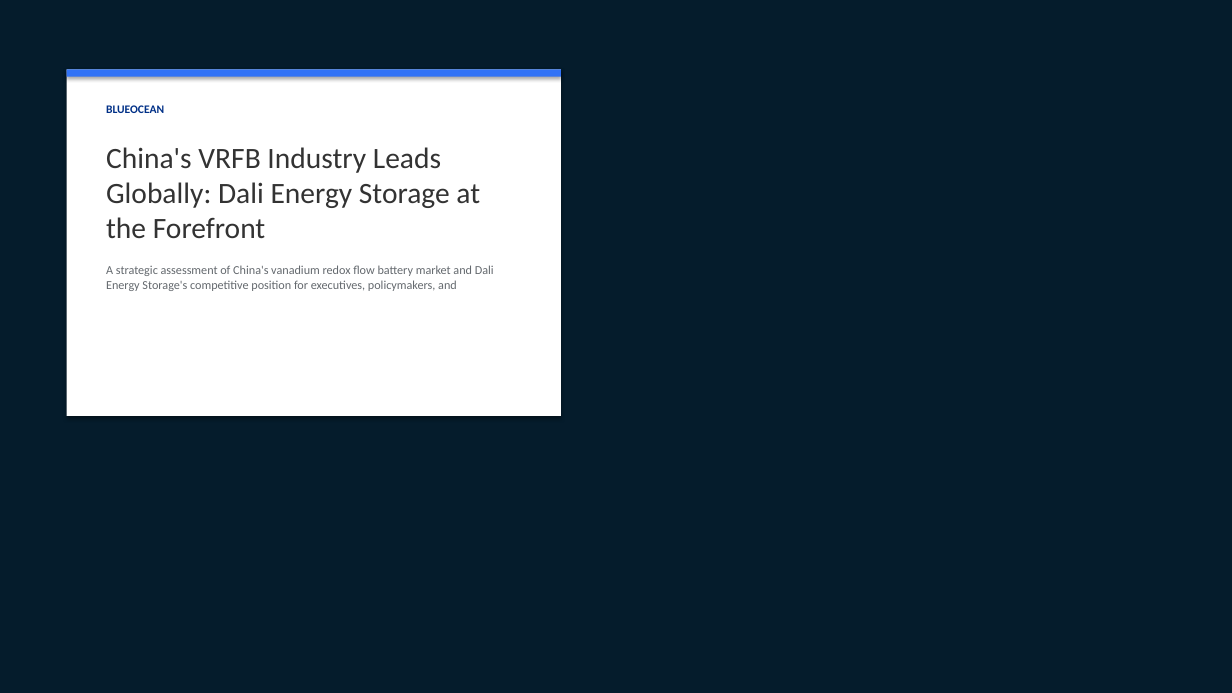
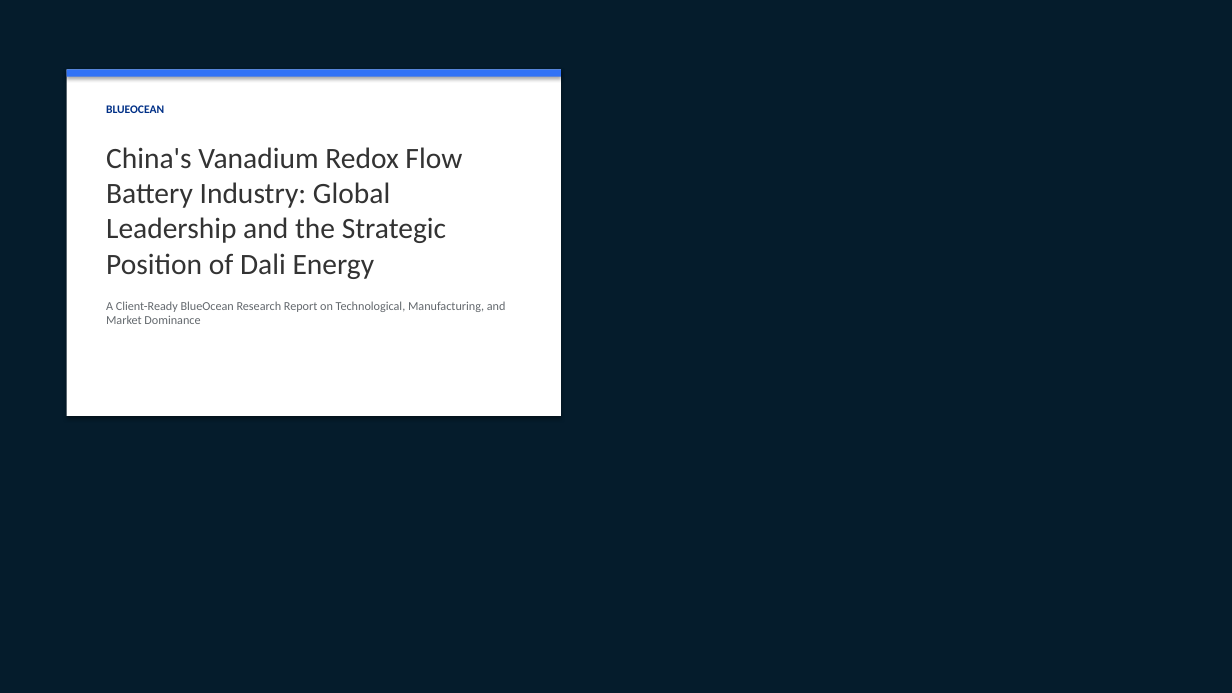
Before and after one commit to yt-feng/gen_rpt, a slide deck: slide 1 of reports/2026-05-06-中国液流钒电池-特别是大力储能-在全球的领先地位/report.pptx. Drawn at 1232x693 pixels with LibreOffice and Linux fonts; fonts in the diff are those of the drawing; background and template pictures are left out. Boxes give left, top, right and bottom in pixels: in the first picture for what was removed or moved away, otherwise in the second. Text is boxed around its words. In the diff, an @@ line names an element or a change of style, - is before the commit and + after.

```diff
--- a/reports/2026-05-06-中国液流钒电池-特别是大力储能-在全球的领先地位/report.pptx
+++ b/reports/2026-05-06-中国液流钒电池-特别是大力储能-在全球的领先地位/report.pptx
@@ text at [106, 147, 506, 324]: text changed; size 9.5 to 23 pt; text colour #64696E to #333333 @@
-China's VRFB Industry Leads Globally: Dali Energy Storage at the Forefront
-A strategic assessment of China's vanadium redox flow battery market and Dali Energy Storage's competitive position for executives, policymakers, and
+China's Vanadium Redox Flow Battery Industry: Global Leadership and the Strategic Position of Dali Energy
+A Client-Ready BlueOcean Research Report on Technological, Manufacturing, and Market Dominance
```
Also in this commit, not shown: 8 other slides changed, 4 slides added, 5 slides removed, 40 other files.
